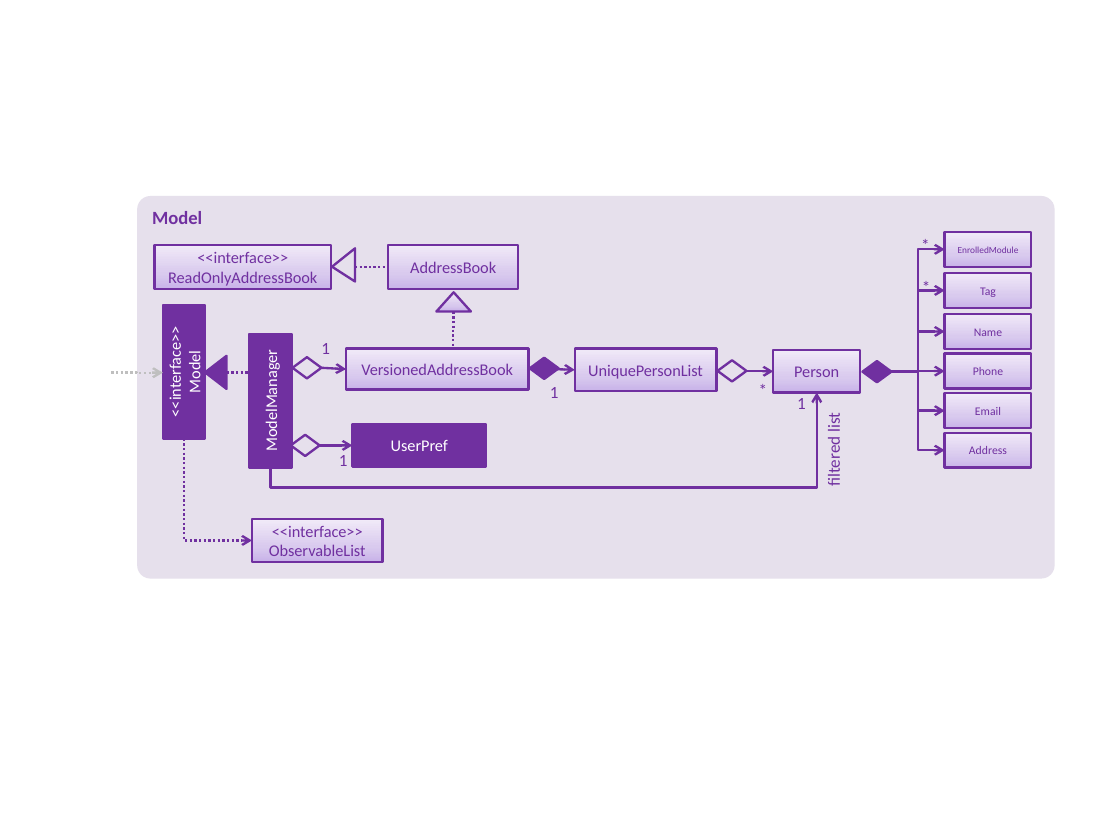
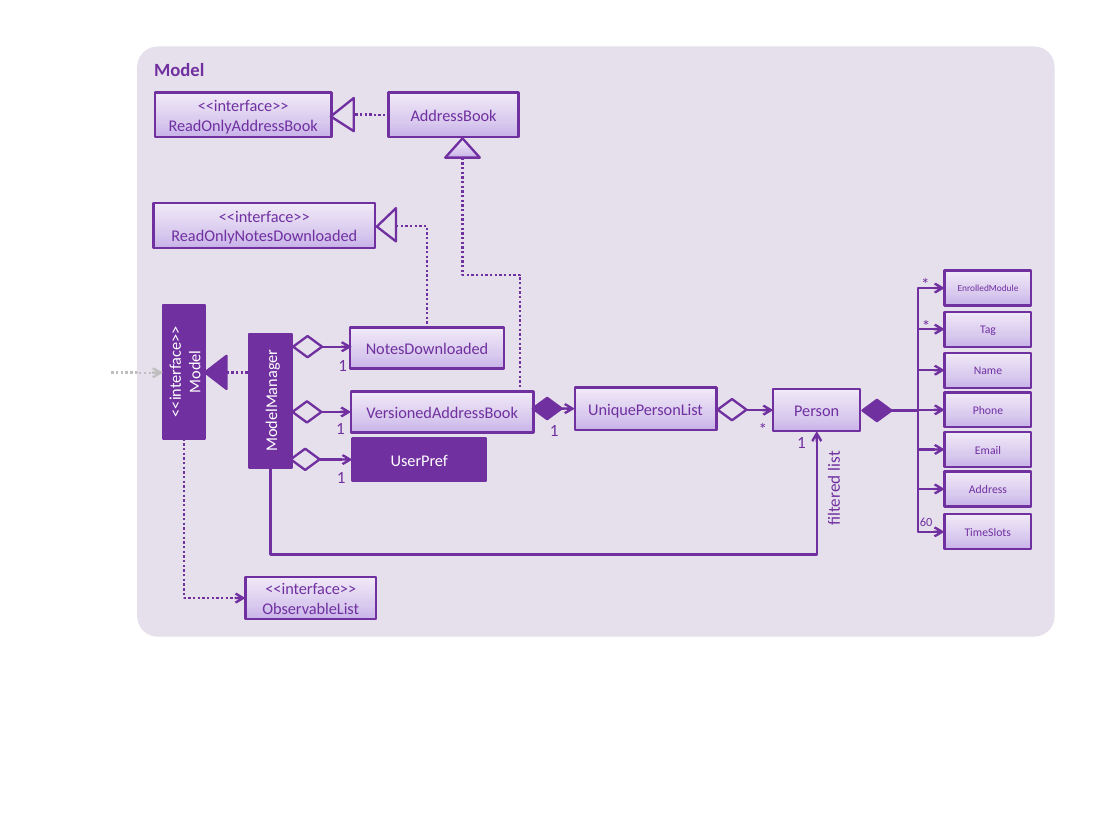
Before and after one commit to auskure/main, a slide deck: slide 1 of docs/diagrams/ModelComponentClassDiagram.pptx. Drawn at 1120x840 pixels with LibreOffice and Linux fonts; fonts in the diff are those of the drawing. Boxes give left, top, right and bottom in pixels: in the first picture for what was removed or moved away, otherwise in the second. Text is boxed around its words. In the diff, an @@ line names an element or a change of style, - is before the commit and + after.

```diff
--- a/docs/diagrams/ModelComponentClassDiagram.pptx
+++ b/docs/diagrams/ModelComponentClassDiagram.pptx
@@ rounded rectangle "Model": place and size @@
-rounded rectangle "Model" at [137,196,1054,579]
+rounded rectangle "Model" at [137,46,1054,636]
@@ 2 rectangles, 1 triangle: place and size @@
-2 rectangles, 1 triangle at [155,245,519,290]
+2 rectangles, 1 triangle at [155,93,519,138]
@@ elbow line moved from (355, 267) - (389, 267) to (355, 114) - (389, 115) @@
@@ triangle: place and size @@
-triangle at [437,292,472,311]
+triangle at [446,139,480,158]
@@ elbow line moved from (454, 311) - (452, 347) to (463, 158) - (521, 392) @@
@@ rectangle added at [153,203,375,248], fill gradient #C9B5E8 to #D8CBEE to #F0EAF9, outline #7030A0 1.5 pt, 10.5 pt, text #7030A0 @@
+<<interface>>
+ReadOnlyNotesDownloaded
@@ triangle added at [377,208,396,241], fill #E6E0EC, outline #7030A0 1.5 pt @@
@@ elbow line added from (396, 226) to (427, 328), #7030A0 1.5 pt dashed @@
@@ rectangle added at [351,328,504,370], fill gradient #C9B5E8 to #D8CBEE to #F0EAF9, outline #7030A0 1.5 pt, 10.5 pt, text #7030A0 @@
+NotesDownloaded
@@ diamond added at [293,336,323,357], outline #7030A0 1.5 pt @@
@@ arrow added from (323, 347) to (352, 347), #7030A0 1.5 pt @@
@@ text added at [338,360,347,371], 11 pt, text #7030A0 @@
+1
@@ diamond: place and size @@
-diamond at [292,357,321,379]
+diamond at [292,401,321,422]
@@ arrow moved from (321, 367) - (346, 370) to (321, 412) - (351, 412) @@
@@ text "1": place and size @@
-text "1" at [321,343,330,354]
+text "1" at [336,423,345,434]
@@ rectangle "VersionedAddressBook": place and size @@
-rectangle "VersionedAddressBook" at [346,348,529,390]
+rectangle "VersionedAddressBook" at [351,392,533,433]
@@ diamond: place and size @@
-diamond at [530,357,559,379]
+diamond at [533,398,562,419]
@@ arrow moved from (530, 368) - (575, 370) to (533, 409) - (575, 409) @@
@@ 8 rectangles, 7 elbow arrows, 6 texts, 2 diamonds: place and size @@
-8 rectangles, 7 elbow arrows, 6 texts, 2 diamonds at [550,232,1030,485]
+8 rectangles, 7 elbow arrows, 6 texts, 2 diamonds at [550,271,1030,524]
@@ elbow arrow added from (892, 411) to (944, 532), #7030A0 1.5 pt @@
@@ elbow arrow moved from (184, 439) - (252, 541) to (184, 439) - (245, 598) @@
@@ elbow arrow moved from (271, 468) - (816, 392) to (271, 468) - (816, 431) @@
@@ 1 rectangle, 1 arrow, 1 diamond: place and size @@
-1 rectangle, 1 arrow, 1 diamond at [291,424,487,467]
+1 rectangle, 1 arrow, 1 diamond at [291,438,487,480]
@@ text "1": place and size @@
-text "1" at [339,455,348,466]
+text "1" at [337,472,346,483]
@@ text added at [920,517,933,526], 8 pt, text #7030A0 @@
+60
@@ rectangle added at [944,514,1030,549], fill gradient #C9B5E8 to #D8CBEE to #F0EAF9, outline #7030A0 1.5 pt, 7.5 pt, text #7030A0 @@
+TimeSlots
@@ rectangle "<<interface>> ObservableList": place and size @@
-rectangle "<<interface>> ObservableList" at [252,520,383,562]
+rectangle "<<interface>> ObservableList" at [245,577,376,619]
```
Also in this commit, not shown: 9 other files.
